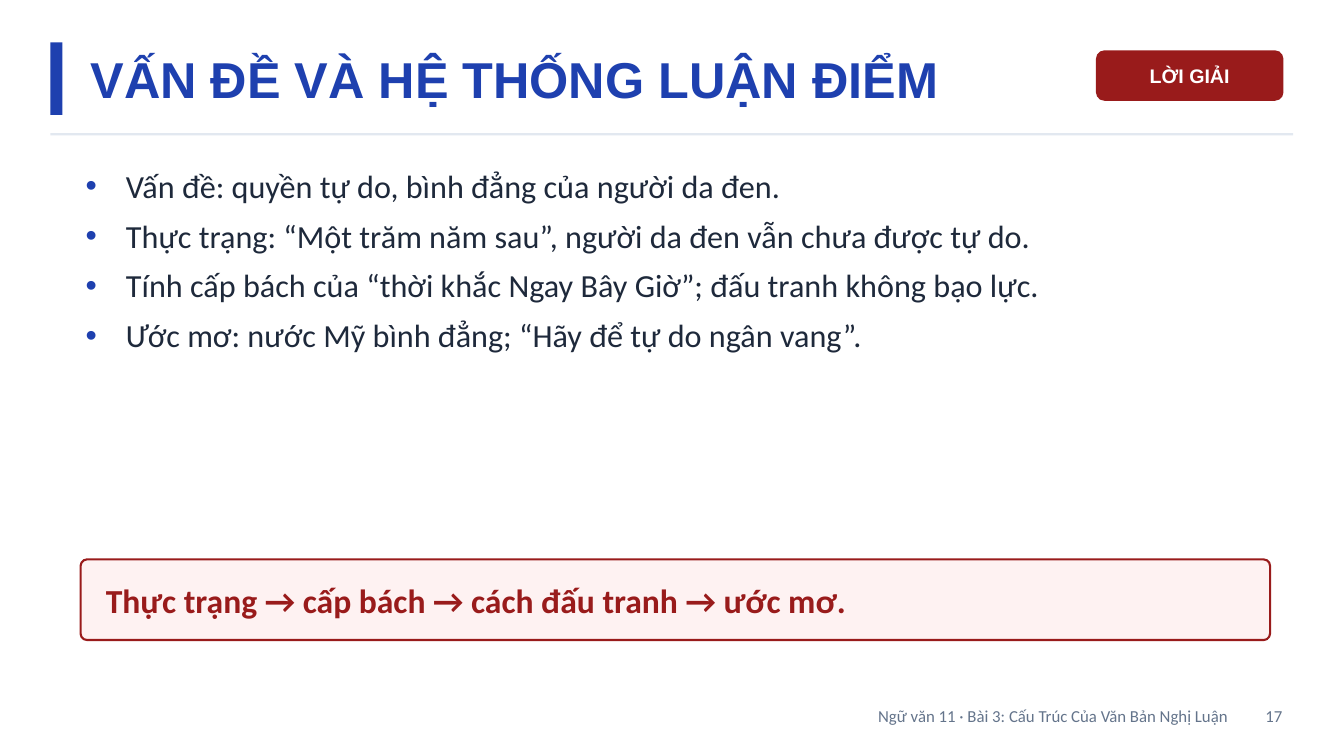
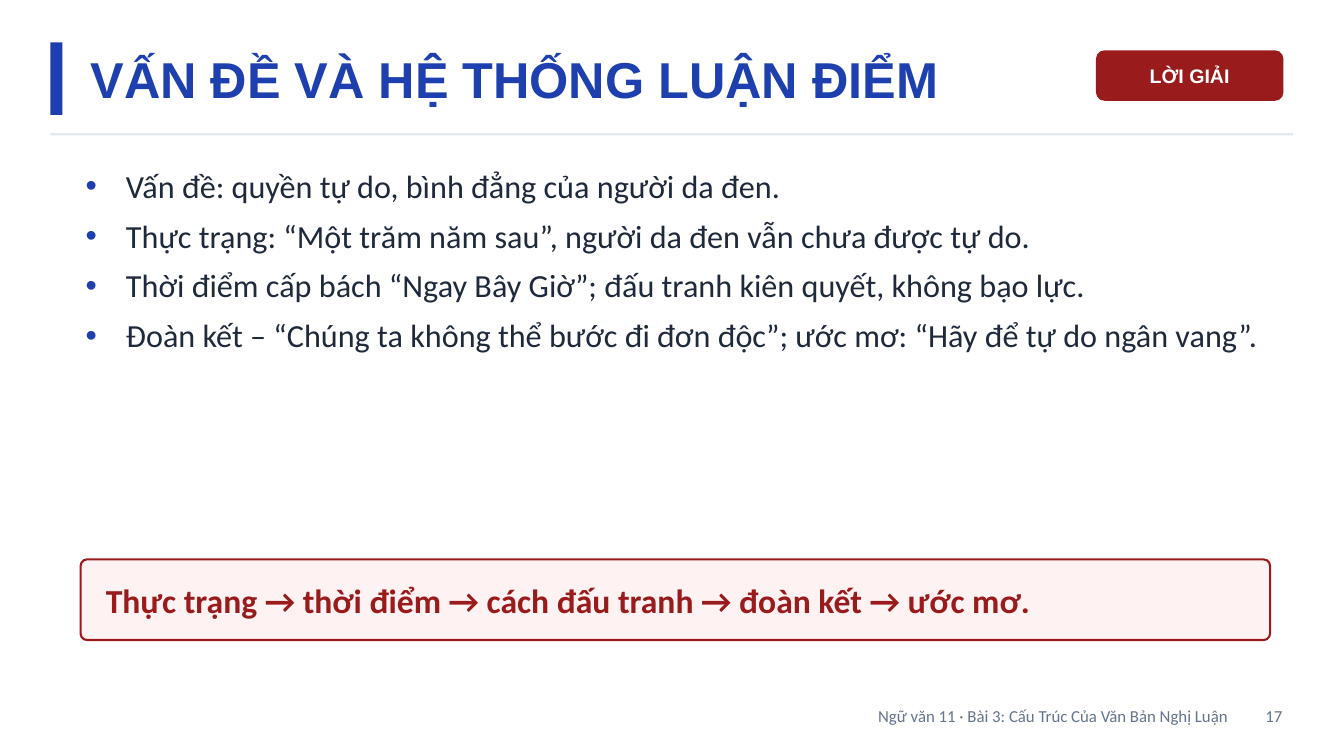
Before and after one commit to Trangtu66/Taode_thi_online, a slide deck: slide 17 of mon/ngu_van/slide/lop11/Slide_NGUVAN11_Bai3_CauTrucCuaVanBanNghiLuan_T23-34.pptx. Drawn at 1344x756 pixels with LibreOffice and Linux fonts; fonts in the diff are those of the drawing. Boxes give left, top, right and bottom in pixels: in the first picture for what was removed or moved away, otherwise in the second. Text is boxed around its words. In the diff, an @@ line names an element or a change of style, - is before the commit and + after.

```diff
--- a/mon/ngu_van/slide/lop11/Slide_NGUVAN11_Bai3_CauTrucCuaVanBanNghiLuan_T23-34.pptx
+++ b/mon/ngu_van/slide/lop11/Slide_NGUVAN11_Bai3_CauTrucCuaVanBanNghiLuan_T23-34.pptx
@@ text at box(126, 272, 1256, 353): text changed @@
-• Tính cấp bách của “thời khắc Ngay Bây Giờ”; đấu tranh không bạo lực.
-• Ước mơ: nước Mỹ bình đẳng; “Hãy để tự do ngân vang”.
+• Thời điểm cấp bách “Ngay Bây Giờ”; đấu tranh kiên quyết, không bạo lực.
+• Đoàn kết – “Chúng ta không thể bước đi đơn độc”; ước mơ: “Hãy để tự do ngân vang”.
@@ text at box(106, 586, 1030, 619): text changed @@
-Thực trạng → cấp bách → cách đấu tranh → ước mơ.
+Thực trạng → thời điểm → cách đấu tranh → đoàn kết → ước mơ.
```
Also in this commit, not shown: 6 other files.
